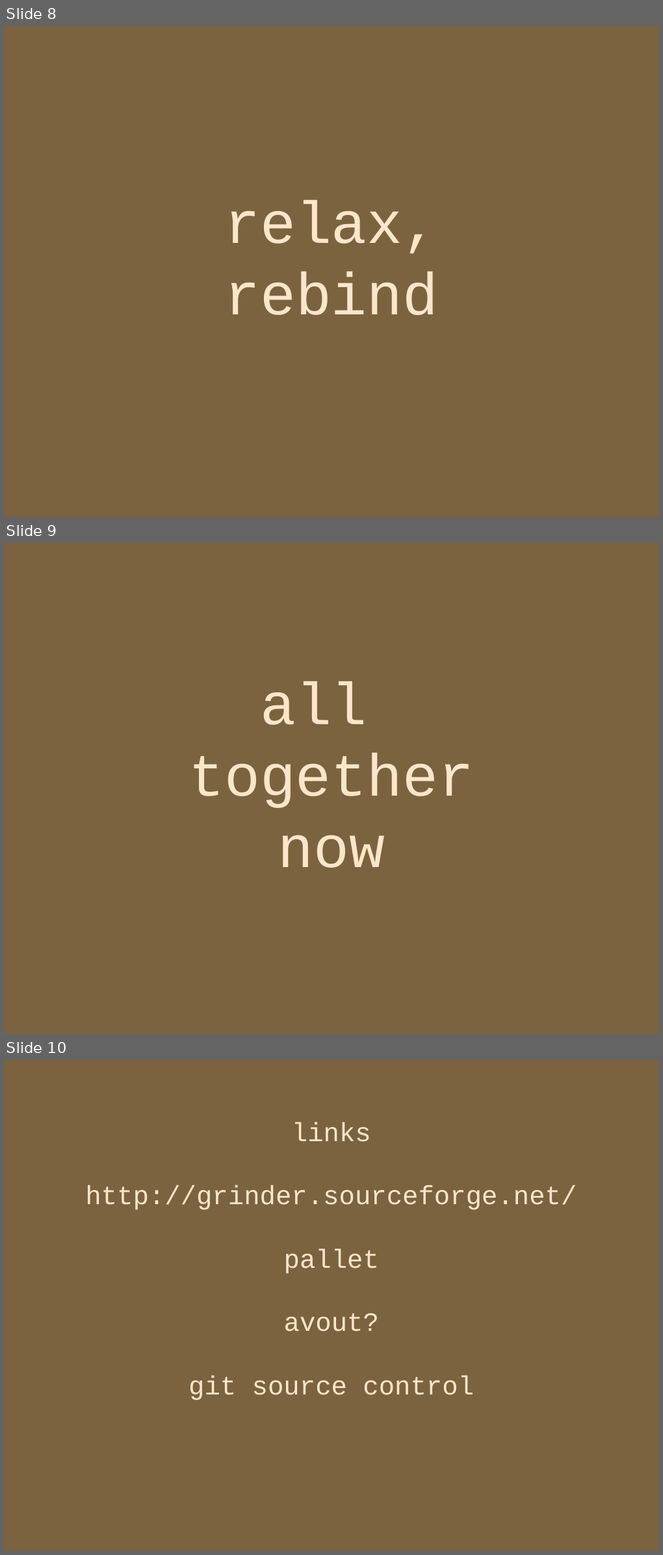
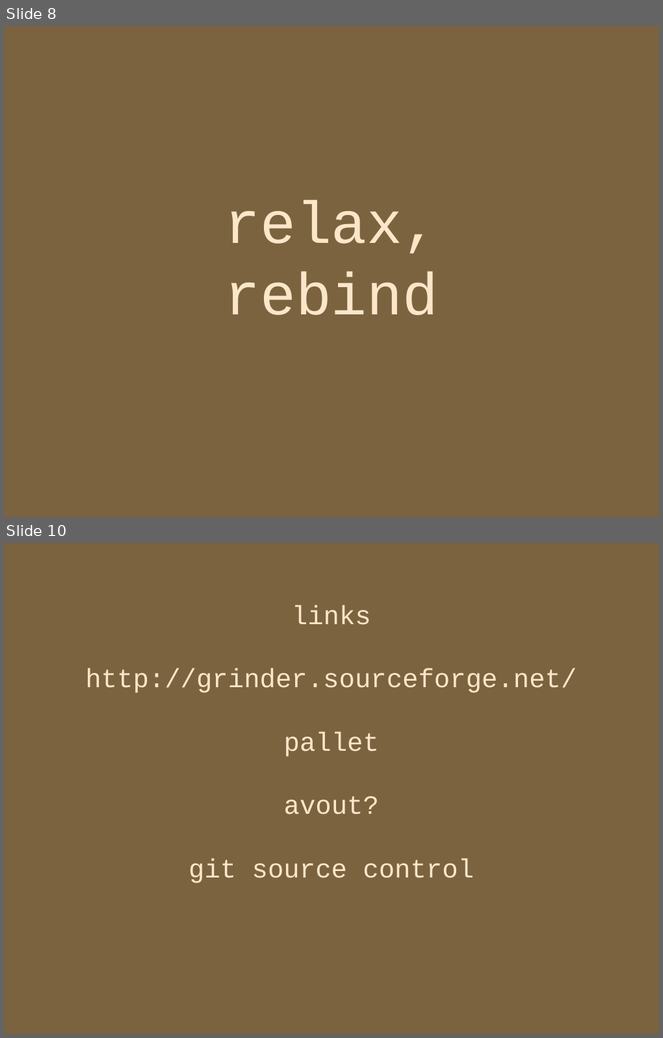
Before and after one commit to locopati/load-testing-with-clojure, a slide deck: load_testing.odp. Shown one above the other, each under a label of ours: slides 8, 9 and 10 before the commit, slides 8 and 10 after it; the slides between them are not shown. The pictures are 663x1555 and 663x1038 pixels, drawn with LibreOffice and Linux fonts; fonts in the diff are those of the drawing. Boxes give left, top, right and bottom in pixels: in the first picture for what was removed or moved away, otherwise in the second. Text is boxed around its words. In the diff, an @@ line names an element or a change of style, - is before the commit and + after.

```diff
--- a/load_testing.odp
+++ b/load_testing.odp
@@ slide 9 removed at <box>4,543,659,1034</box>, background #7C633F @@
@@ subtitle removed at <box>189,682,474,868</box> @@
-all
-together
-now
```
Also in this commit, not shown: 1 slide changed, 1 slide added, 2 other files.
